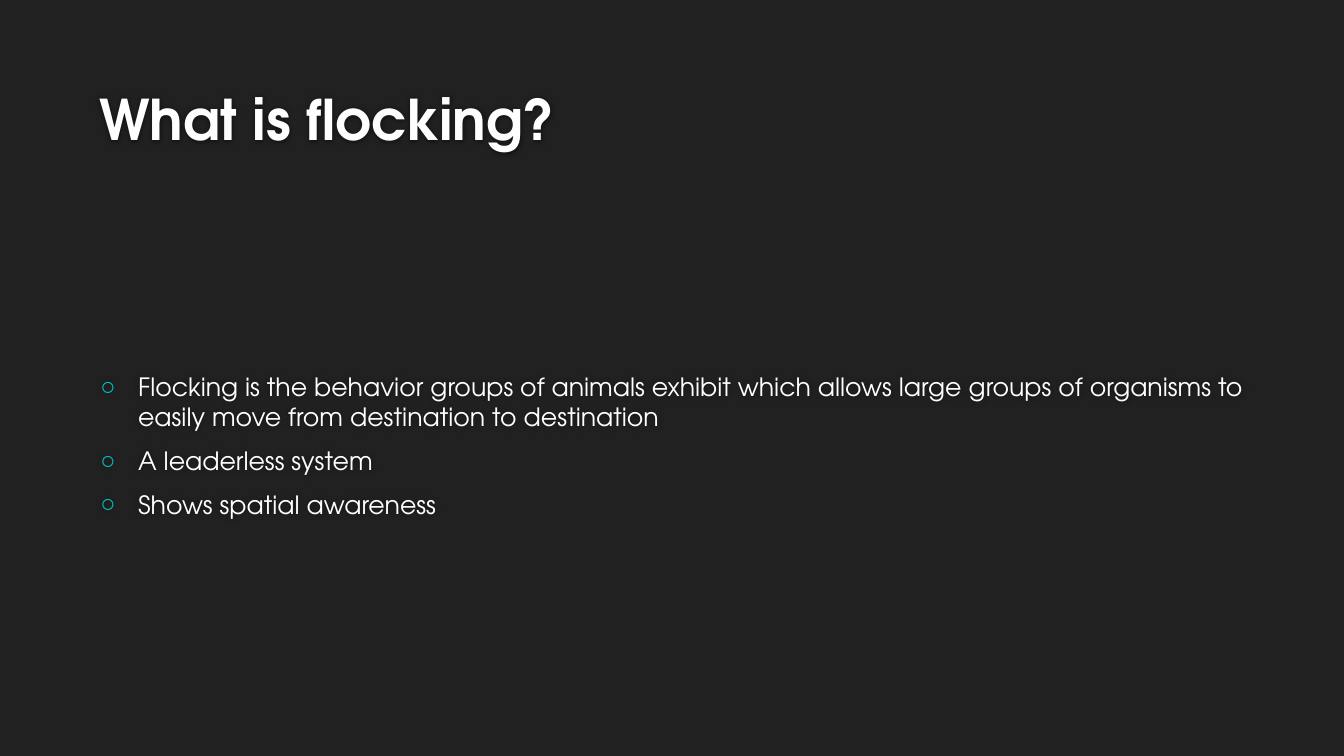
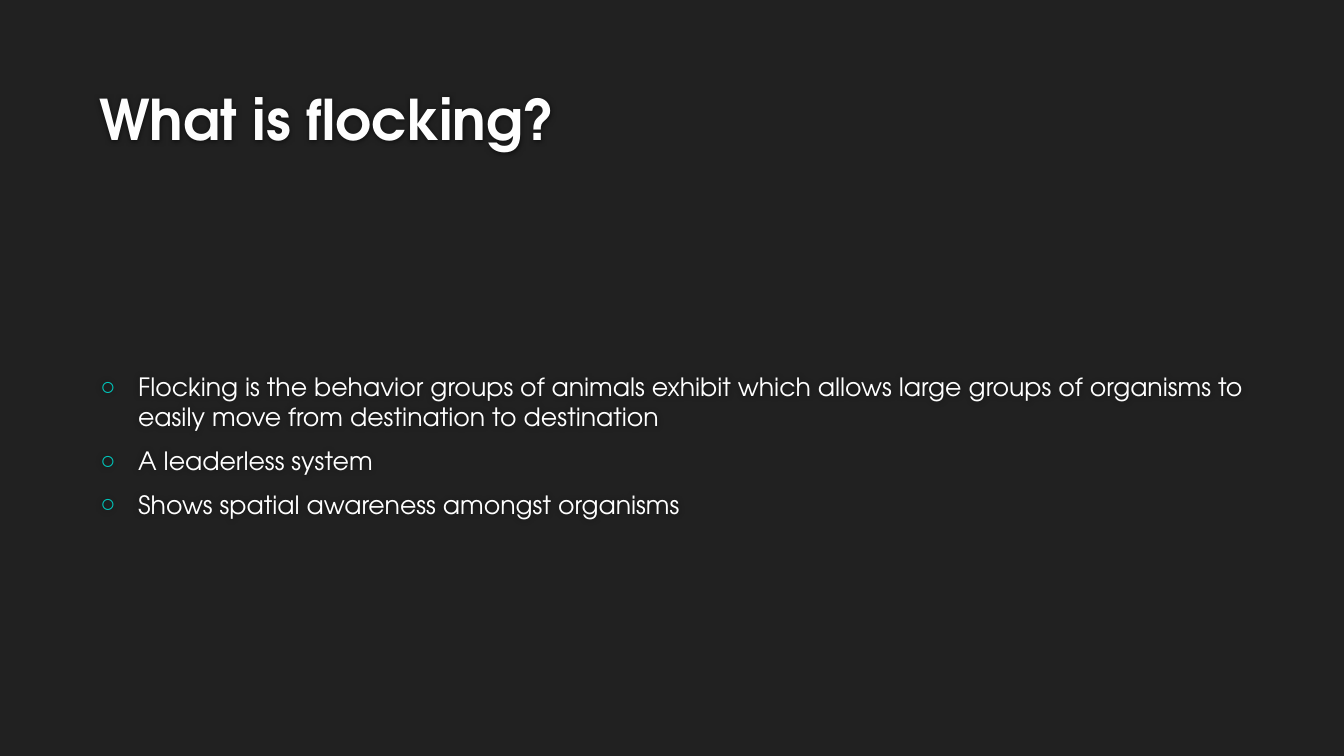
Before and after one commit to psuong/boids-controller, a slide deck: slide 2 of Flocking.pptx. Drawn at 1344x756 pixels with LibreOffice and Linux fonts; fonts in the diff are those of the drawing; background and template pictures are left out. Boxes give left, top, right and bottom in pixels: in the first picture for what was removed or moved away, otherwise in the second. Text is boxed around its words. In the diff, an @@ line names an element or a change of style, - is before the commit and + after.

```diff
--- a/Flocking.pptx
+++ b/Flocking.pptx
@@ text at box(138, 495, 679, 520): text changed @@
-○ Shows spatial awareness
+○ Shows spatial awareness amongst organisms
```
Also in this commit, not shown: 2 other slides changed, 4 slides added, 11 other files.
